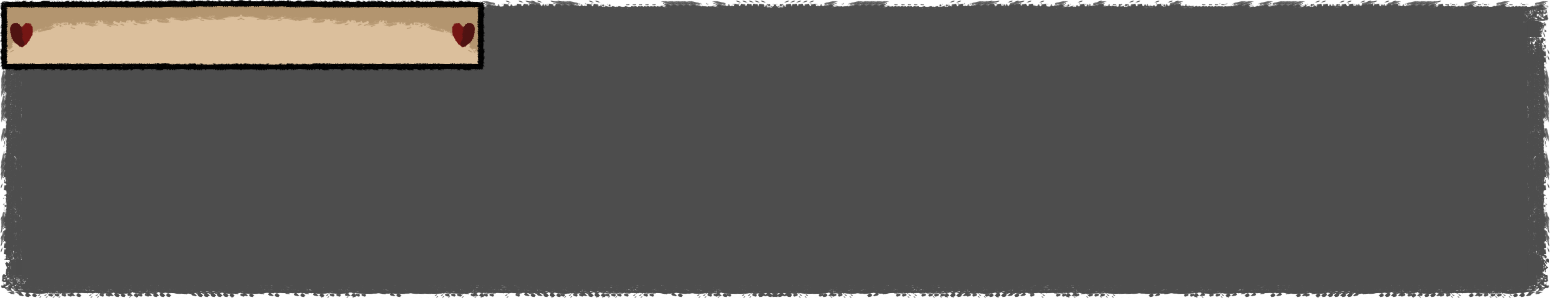
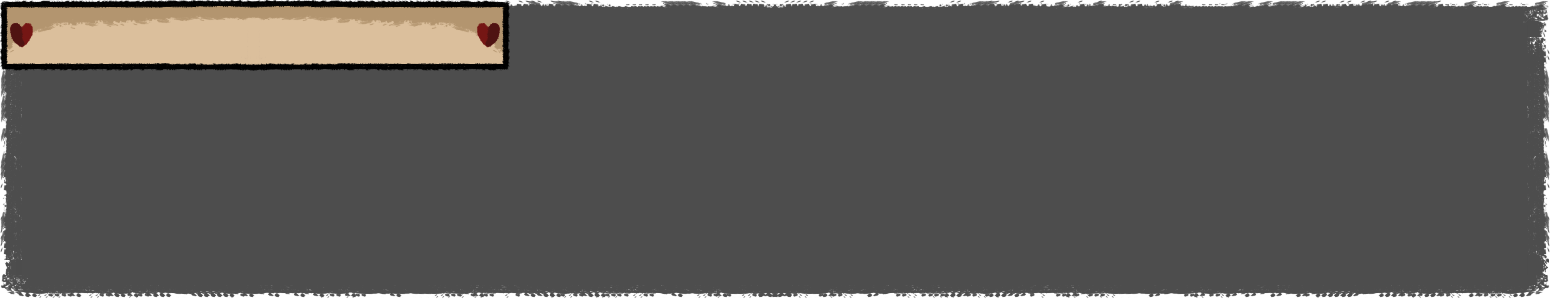
Layered file, before and after one edit (1550x300). Changes by layer:
painted on "Pintar camada 5" over bbox(207, 0, 510, 71)